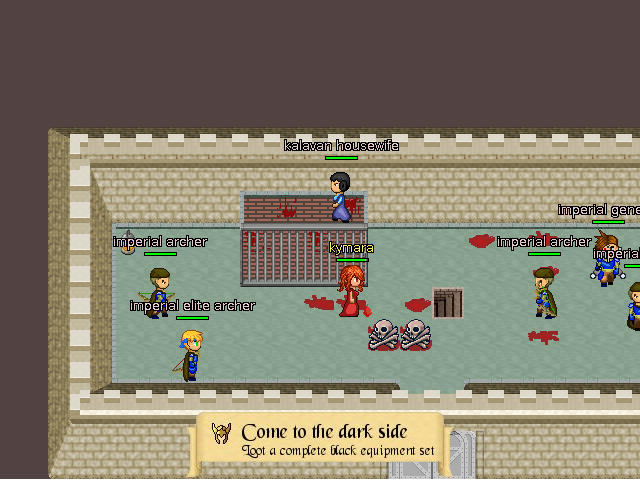
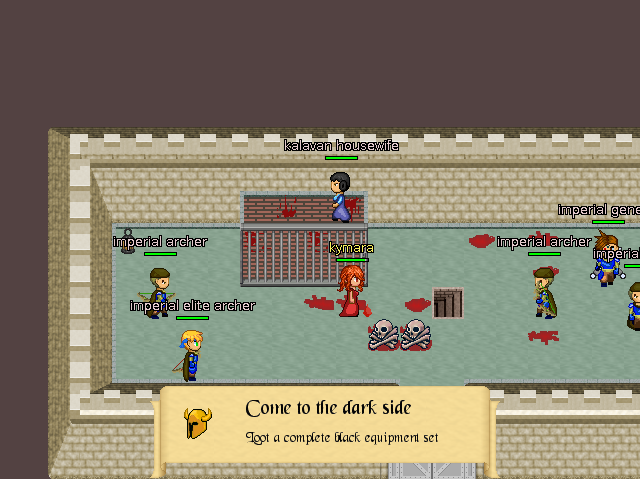
Before/after of a w=640, h=480 layered artwork. What changed in the layer stack:
added group "achievement" with 8 layers above "kalavan_castle_2" over (150, 385, 500, 479)
renamed "achievement" to "achievement_orig", hid it, moved it into group "achievement.old" over (184, 412, 457, 479)
added layer "achievement_text" in group "achievement" over (246, 400, 438, 445)
added layer "achievement_icon" in group "achievement" over (184, 408, 212, 439)
added layer "achievement_banner" in group "achievement" over (150, 385, 500, 479)
painted on "kalavan_castle_2" over (121, 228, 500, 479)
